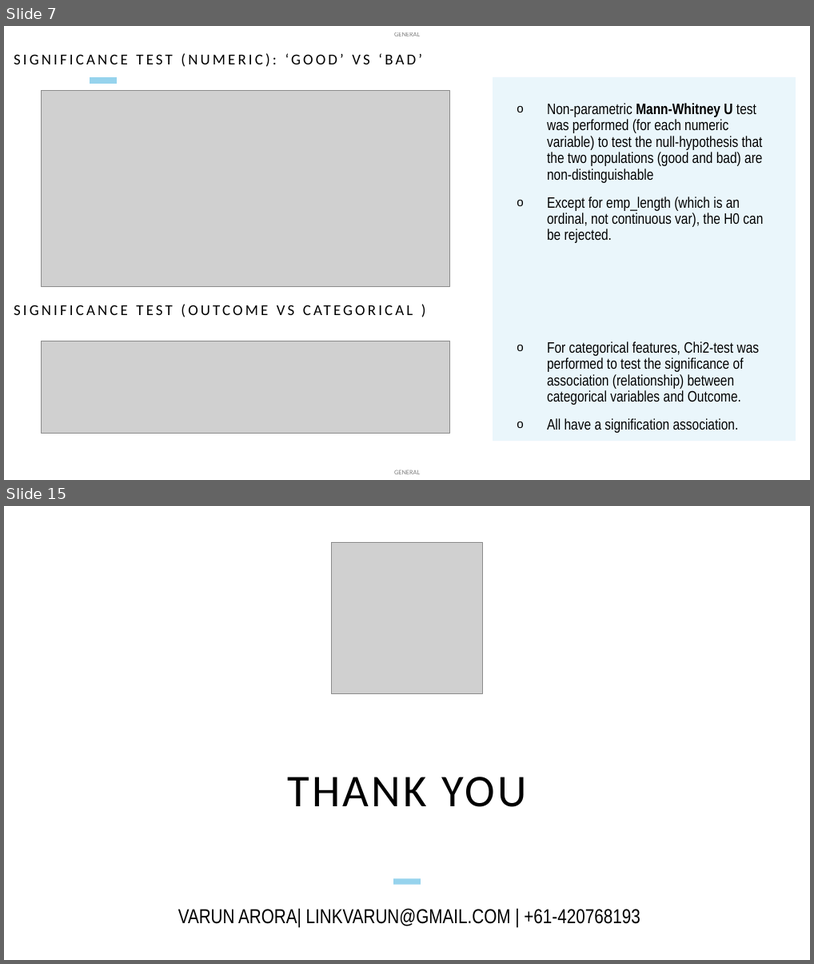
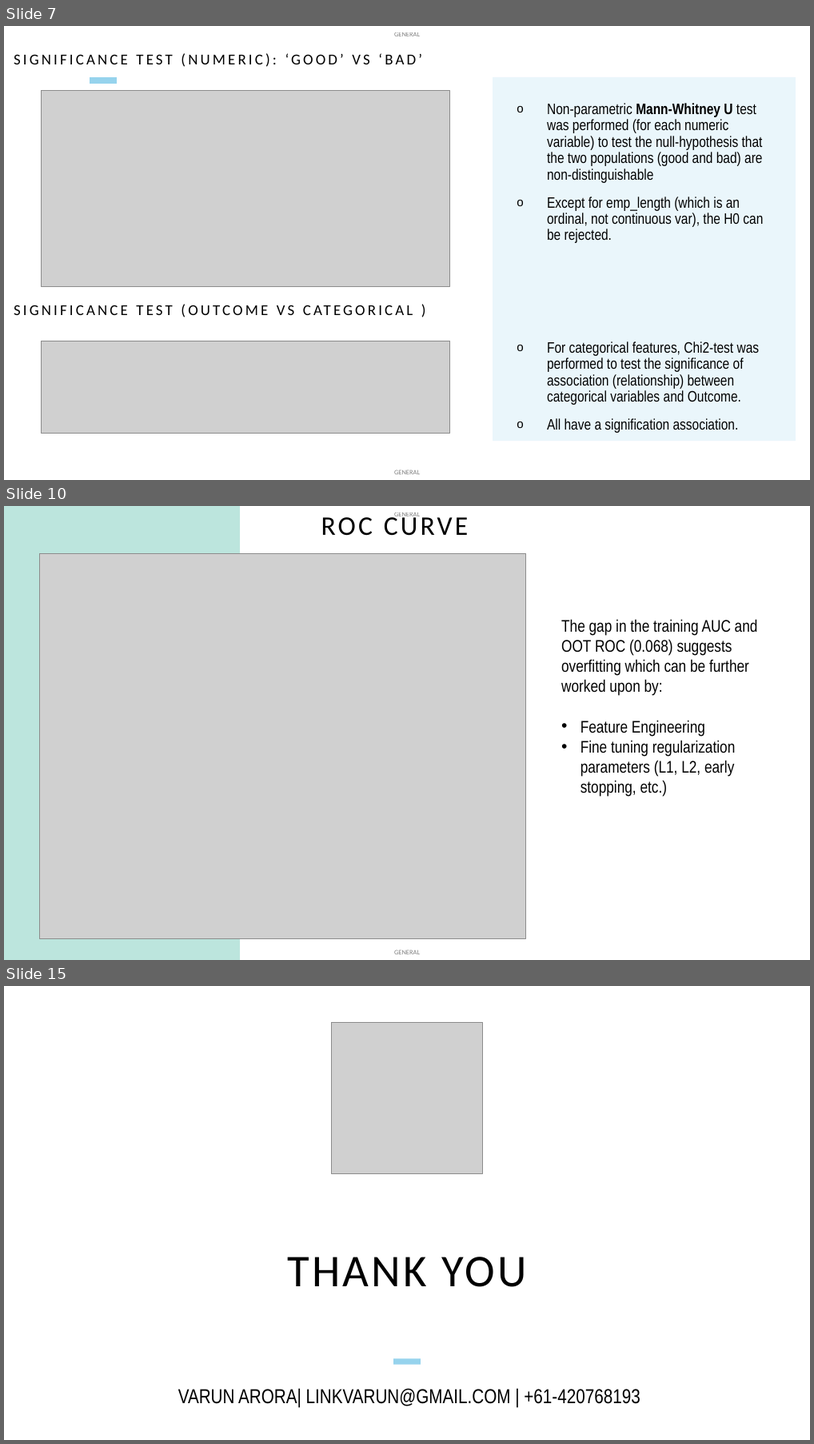
Before and after one commit to linkvarun/credit, a slide deck: Lending club credit risk predictor.pptx. Shown one above the other, each under a label of ours: slides 7 and 15 before the commit, slides 7, 10 and 15 after it; the slides between them are not shown. The pictures are 814x964 and 814x1444 pixels, drawn with LibreOffice and Linux fonts; fonts in the diff are those of the drawing; grey boxes stand for pictures. Boxes give left, top, right and bottom in pixels: in the first picture for what was removed or moved away, otherwise in the second. Text is boxed around its words. In the diff, an @@ line names an element or a change of style, - is before the commit and + after.

```diff
--- a/Lending club credit risk predictor.pptx
+++ b/Lending club credit risk predictor.pptx
@@ slide 10 added at (4, 506, 810, 960), background #FFFFFF; not listed: 2 template elements that a slide beside it also shows @@
@@ rectangle added at (4, 506, 240, 960), fill #BCE5DD @@
@@ title added at (322, 512, 468, 536), 32 pt, text #000000 @@
+ROC CURVE
@@ picture added at (39, 554, 526, 939) @@
@@ text added at (562, 619, 758, 796), 20 pt, text #000000 @@
+  The gap in the training AUC and OOT ROC (0.068) suggests overfitting which can be further worked upon by:
+  • Feature Engineering
+  • Fine tuning regularization parameters (L1, L2, early stopping, etc.)
```
Also in this commit, not shown: 3 slides changed, 4 other slides added, 5 slides removed.
